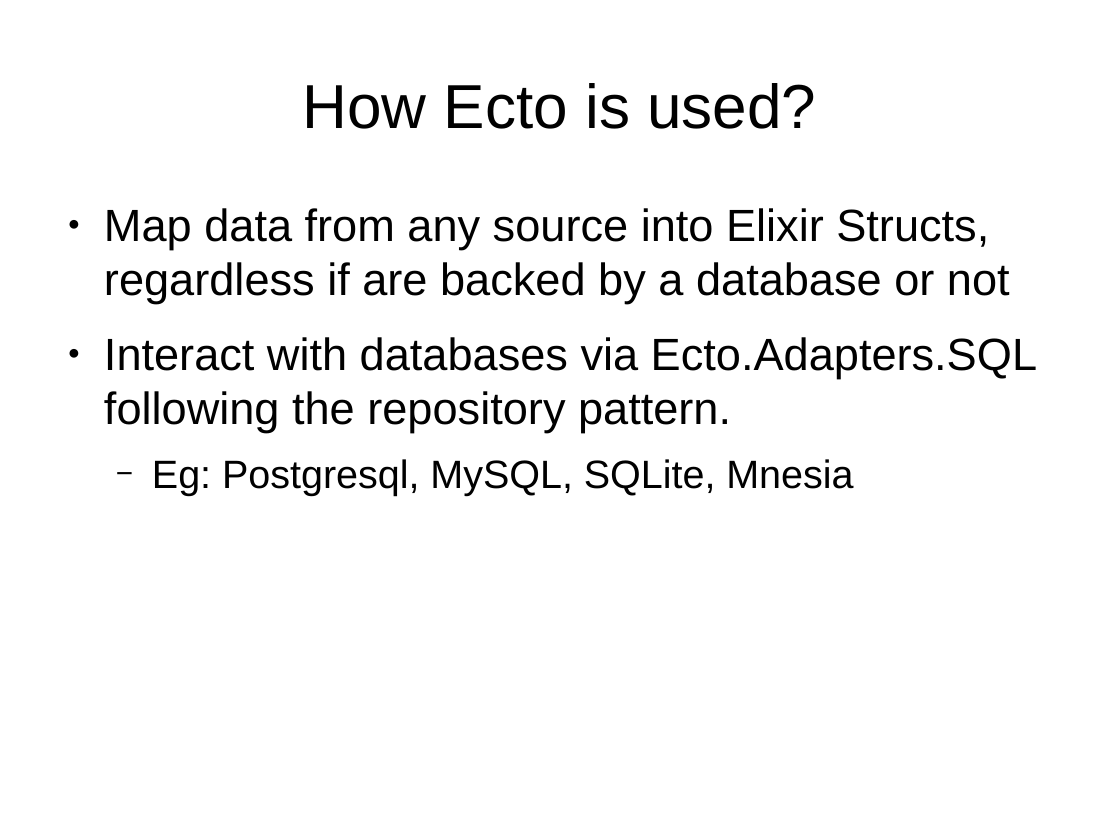
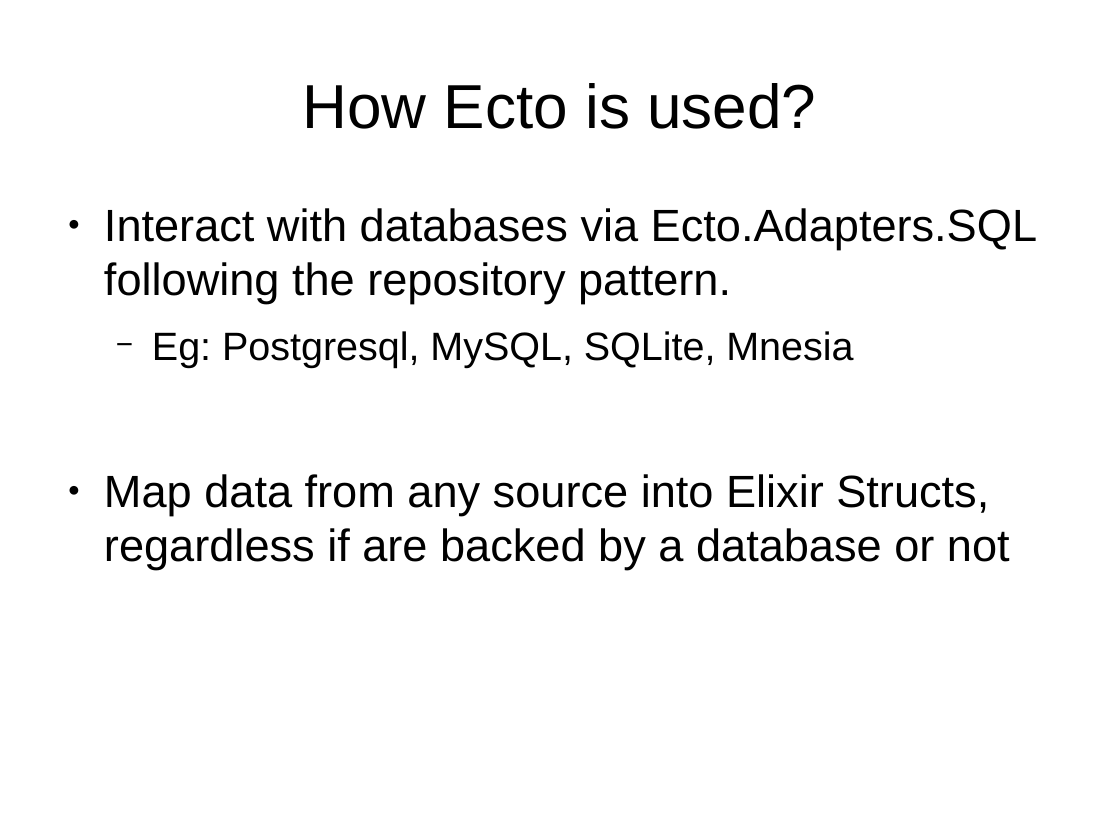
Before and after one commit to ramortegui/talks, a slide deck: slide 10 of odps/ecto.odp. Drawn at 1120x840 pixels with LibreOffice and Linux fonts; fonts in the diff are those of the drawing. Boxes give left, top, right and bottom in pixels: in the first picture for what was removed or moved away, otherwise in the second. Text is boxed around its words. In the diff, an @@ line names an element or a change of style, - is before the commit and + after.

Commit message:
Add database access info.

```diff
--- a/odps/ecto.odp
+++ b/odps/ecto.odp
@@ text at <box>104,208,1010,304</box>: paragraph removed @@
-● Map data from any source into Elixir Structs, regardless if are backed by a database or not
@@ text at <box>104,474,1010,570</box>: paragraph added @@
+● Map data from any source into Elixir Structs, regardless if are backed by a database or not
```
Also in this commit, not shown: 4 other slides changed, 2 slides added.
